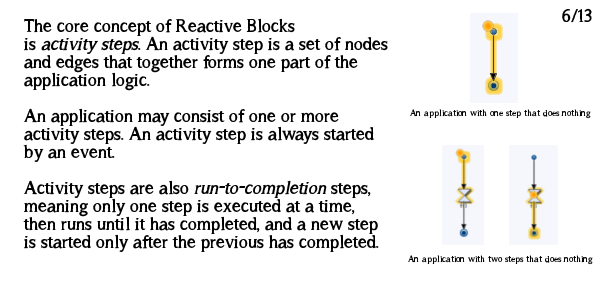
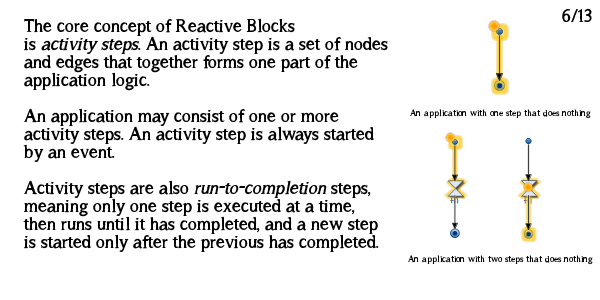
Before/after of a 600×300 layered artwork. What changed in the layer stack:
added layer "two-steps2.png #1" above "two-steps2.png" over (x1=517, y1=138, x2=543, y2=243)
painted on "two-steps2.png" over (x1=509, y1=145, x2=558, y2=245)
added layer "two-steps1.png #1" above "two-steps1.png" over (x1=443, y1=132, x2=468, y2=239)
painted on "two-steps1.png" over (x1=442, y1=145, x2=484, y2=245)
added layer "one-step.png #1" above "one-step.png" over (x1=488, y1=20, x2=509, y2=95)
painted on "one-step.png" over (x1=470, y1=13, x2=518, y2=103)
